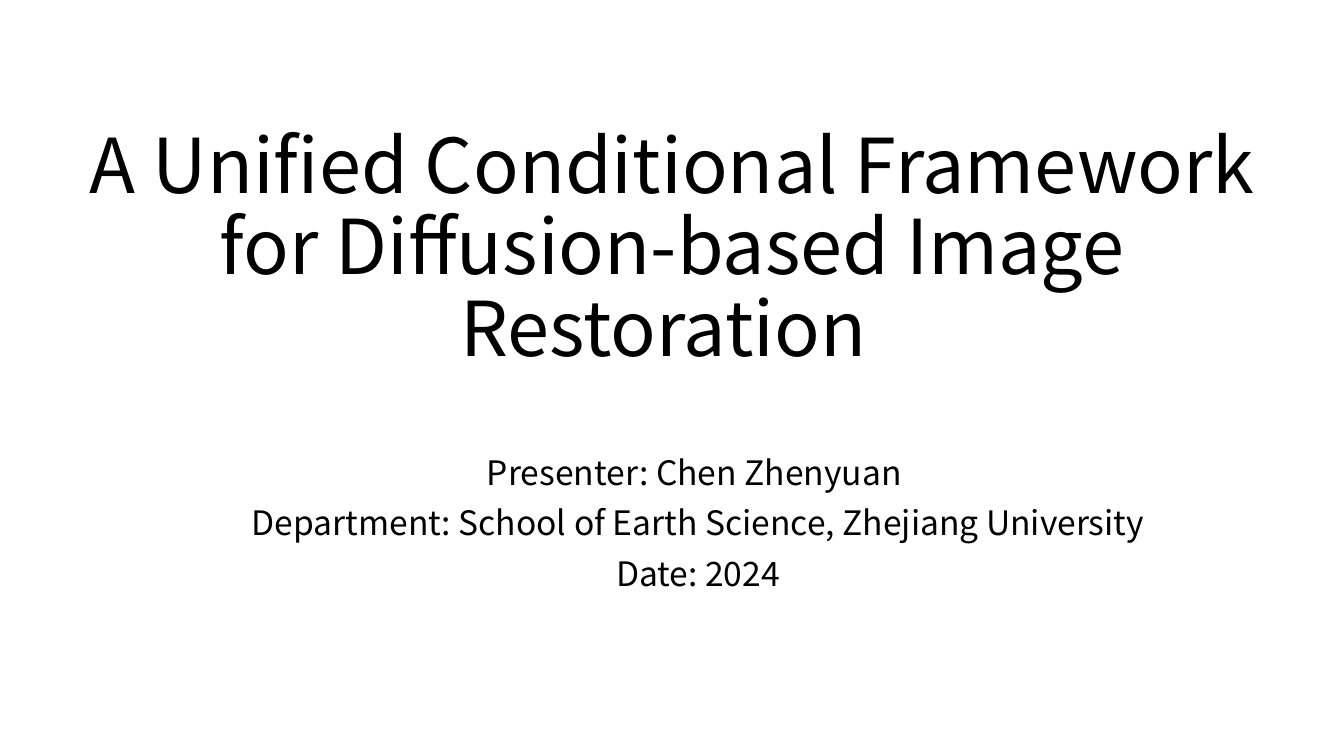
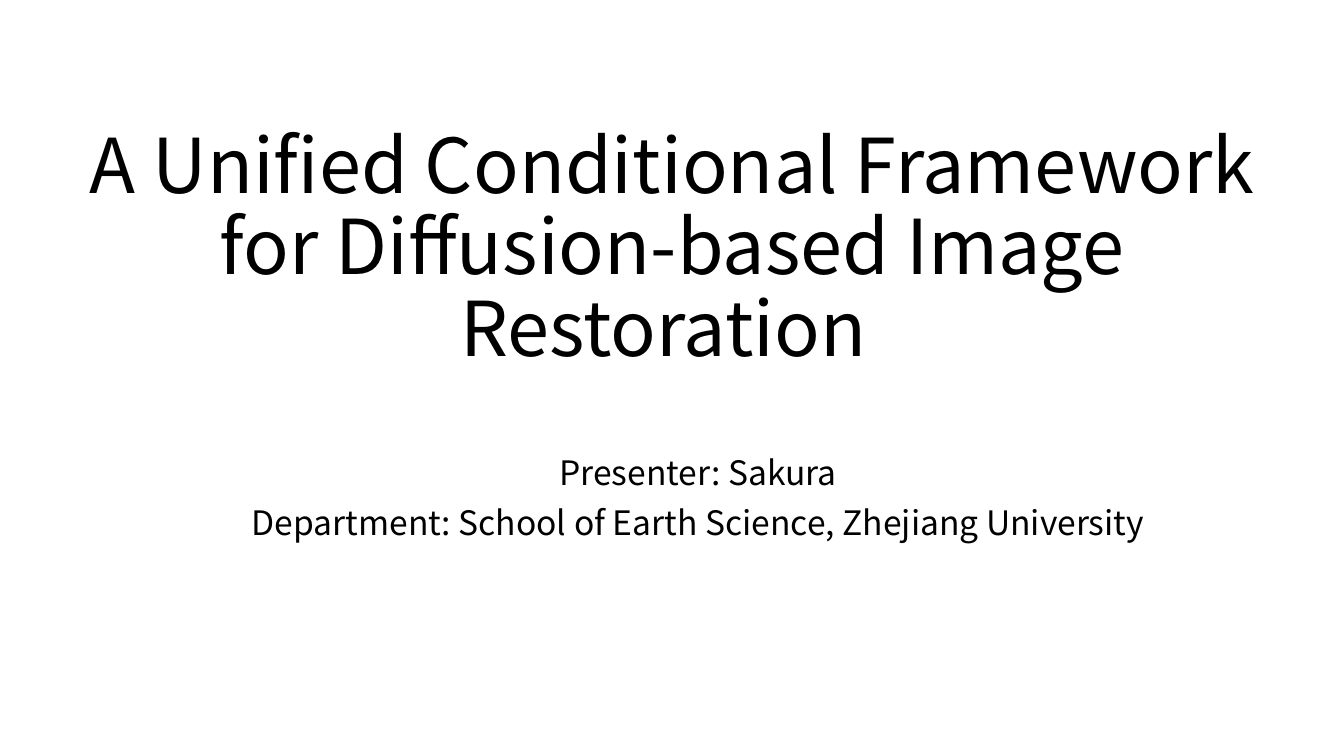
Before and after one commit to Bili-Sakura/NOTES, a slide deck: slide 1 of Presentations/【Presentation】A Unified Conditional Framework for Diffusion-based Image Restoration.pptx. Drawn at 1344x756 pixels with LibreOffice and Linux fonts; fonts in the diff are those of the drawing. Boxes give left, top, right and bottom in pixels: in the first picture for what was removed or moved away, otherwise in the second. Text is boxed around its words. In the diff, an @@ line names an element or a change of style, - is before the commit and + after.

```diff
--- a/Presentations/【Presentation】A Unified Conditional Framework for Diffusion-based Image Restoration.pptx
+++ b/Presentations/【Presentation】A Unified Conditional Framework for Diffusion-based Image Restoration.pptx
@@ subtitle at [559, 458, 836, 486]: text changed @@
-Presenter: Chen Zhenyuan
+Presenter: Sakura
@@ subtitle at [616, 561, 780, 587]: paragraph removed @@
-Date: 2024
```
Also in this commit, not shown: 7 other files.
